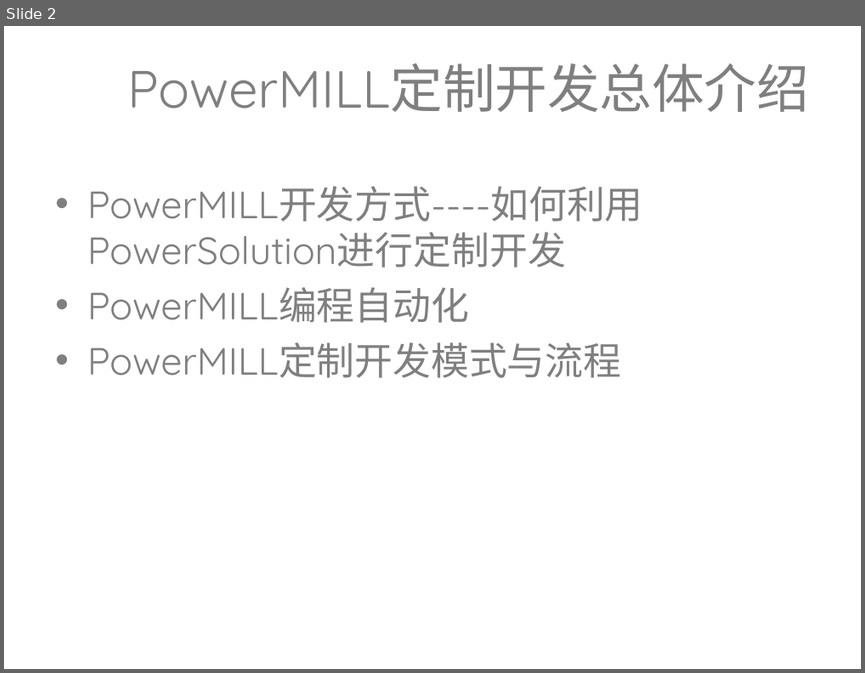
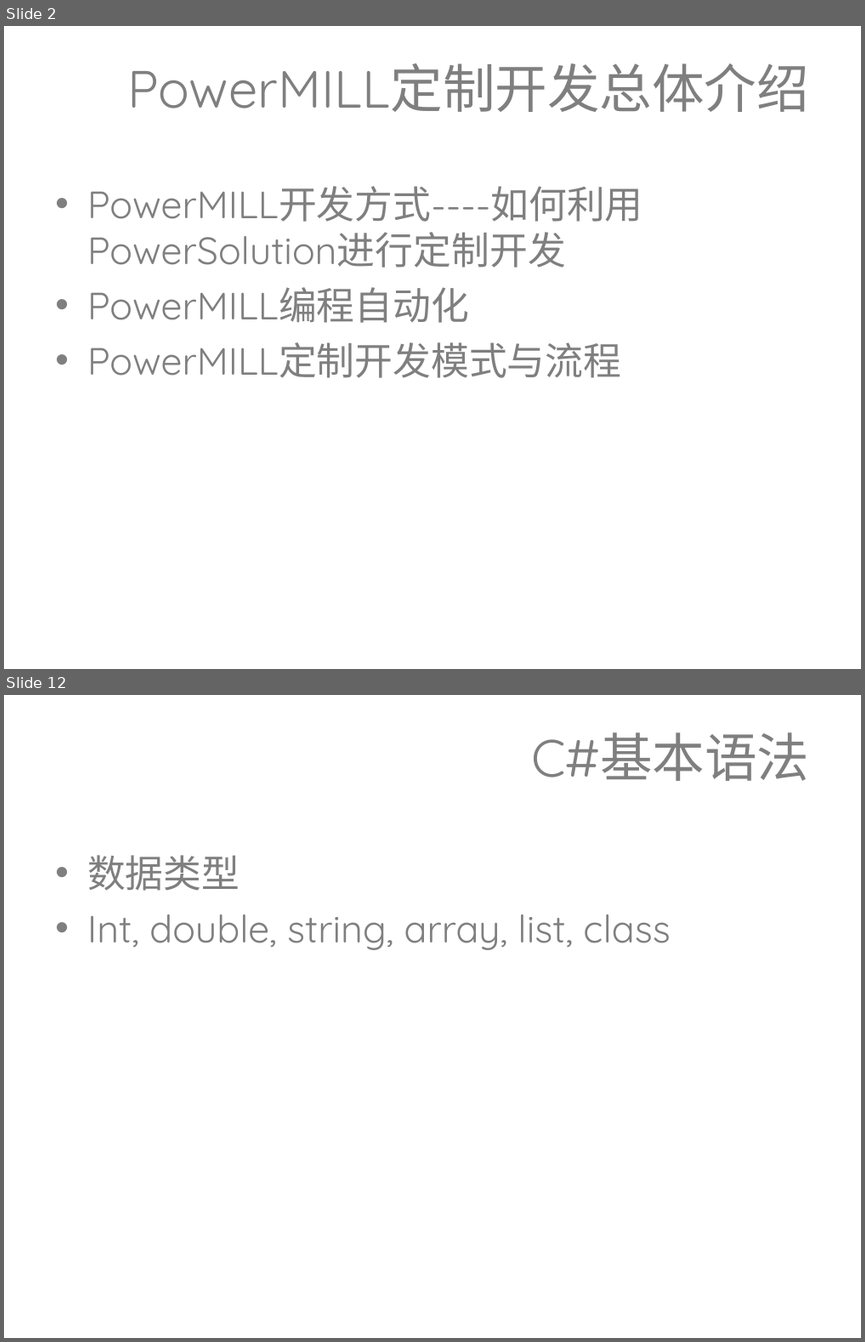
Before and after one commit to lixiaolei19821218/Training_PPT, a slide deck: 定制开发培训.ppt. Shown one above the other, each under a label of ours: slide 2 before the commit, slides 2 and 12 after it; the slides between them are not shown. The pictures are 865x673 and 865x1342 pixels, drawn with LibreOffice and Linux fonts; fonts in the diff are those of the drawing; background and template pictures are left out. Boxes give left, top, right and bottom in pixels: in the first picture for what was removed or moved away, otherwise in the second. Text is boxed around its words. In the diff, an @@ line names an element or a change of style, - is before the commit and + after.

```diff
--- a/定制开发培训.ppt
+++ b/定制开发培训.ppt
@@ slide 12 added at bbox=[4, 695, 861, 1338], background picture (left out) @@
@@ title added at bbox=[531, 732, 809, 781], 44 pt, text #7F7F7F @@
+C#基本语法
@@ text added at bbox=[87, 855, 670, 950], 32 pt, text #7F7F7F @@
+• 数据类型
+• Int, double, string, array, list, class
```
Also in this commit, not shown: 21 other slides added, 1 slide removed.
